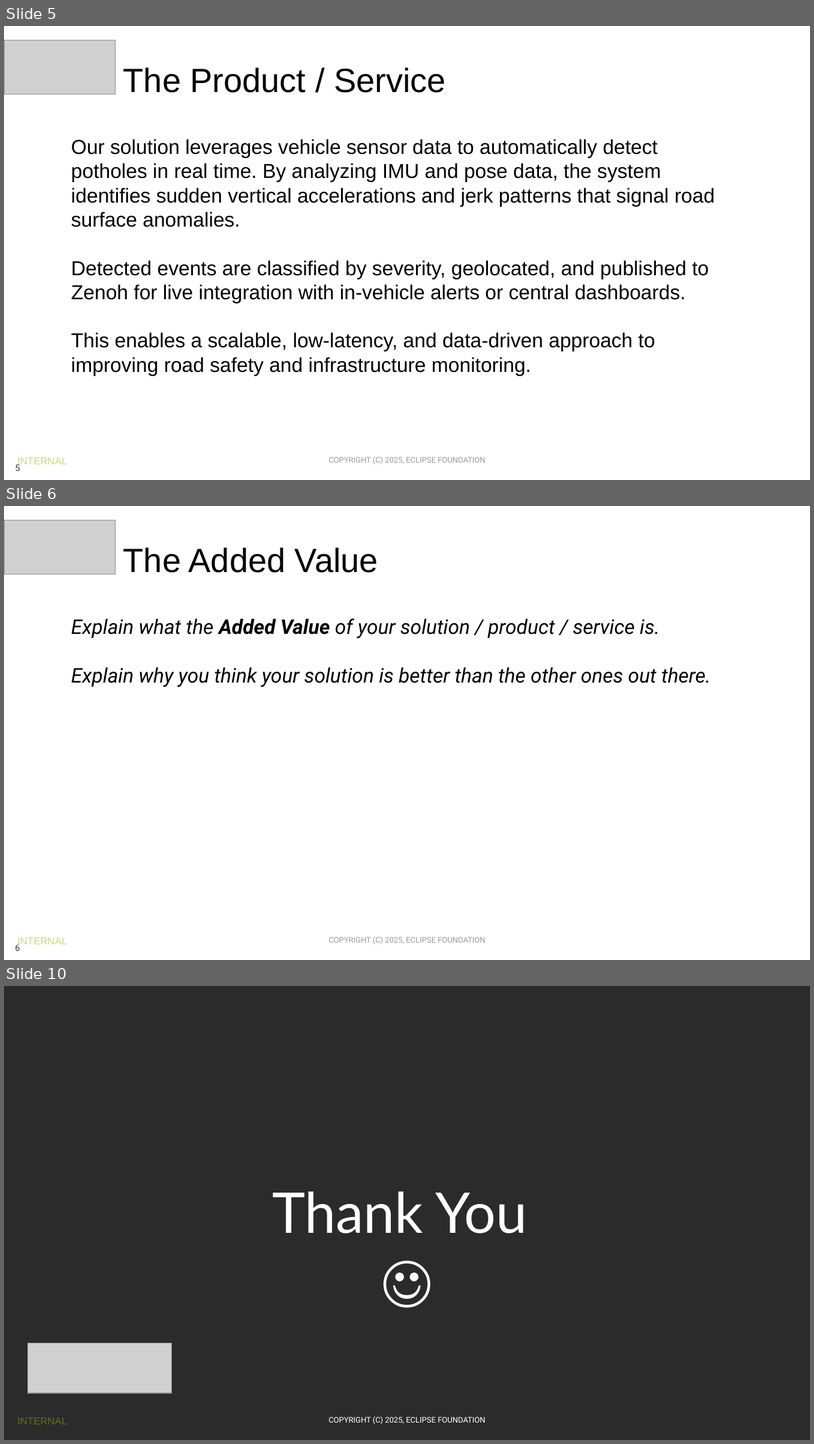
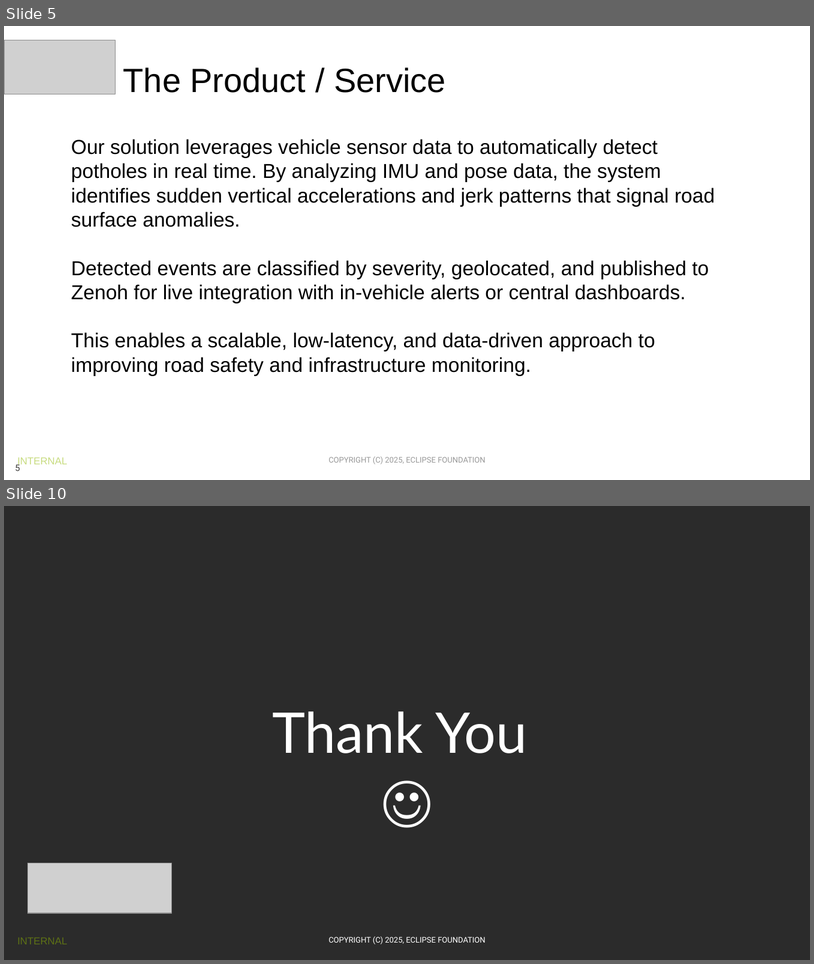
Before and after one commit to Eclipse-SDV-Hackathon-Chapter-Three/TheBigRanch, a slide deck: SDV Hackathon 2025 - Pitching Slides Template.pptx. Shown one above the other, each under a label of ours: slides 5, 6 and 10 before the commit, slides 5 and 10 after it; the slides between them are not shown. The pictures are 814x1444 and 814x964 pixels, drawn with LibreOffice and Linux fonts; fonts in the diff are those of the drawing; grey boxes stand for pictures; background and template pictures are left out; a plain dark background stands for a picture behind light text. Boxes give left, top, right and bottom in pixels: in the first picture for what was removed or moved away, otherwise in the second. Text is boxed around its words. In the diff, an @@ line names an element or a change of style, - is before the commit and + after.

```diff
--- a/SDV Hackathon 2025 - Pitching Slides Template.pptx
+++ b/SDV Hackathon 2025 - Pitching Slides Template.pptx
@@ slide 6 removed at (x1=4, y1=506, x2=810, y2=960), background #FFFFFF; not listed: 3 template elements that a slide beside it also shows @@
@@ picture removed at (x1=4, y1=520, x2=115, y2=574) @@
@@ title removed at (x1=123, y1=547, x2=378, y2=573) @@
-The Added Value
@@ text removed at (x1=71, y1=618, x2=711, y2=687) @@
-Explain what the Added Value of your solution / product / service is.
-Explain why you think your solution is better than the other ones out there.
```
Also in this commit, not shown: 2 slides changed, 3 slides added, 2 other slides removed.
